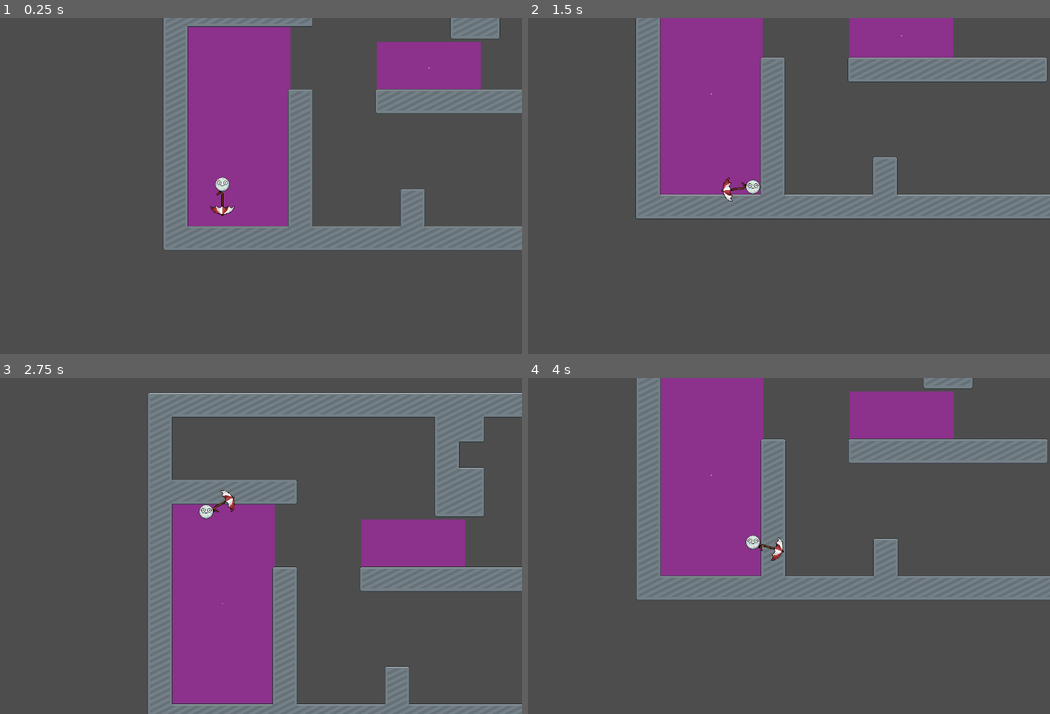
Above: before the commit, frames 1-4 (two rows, left to right).
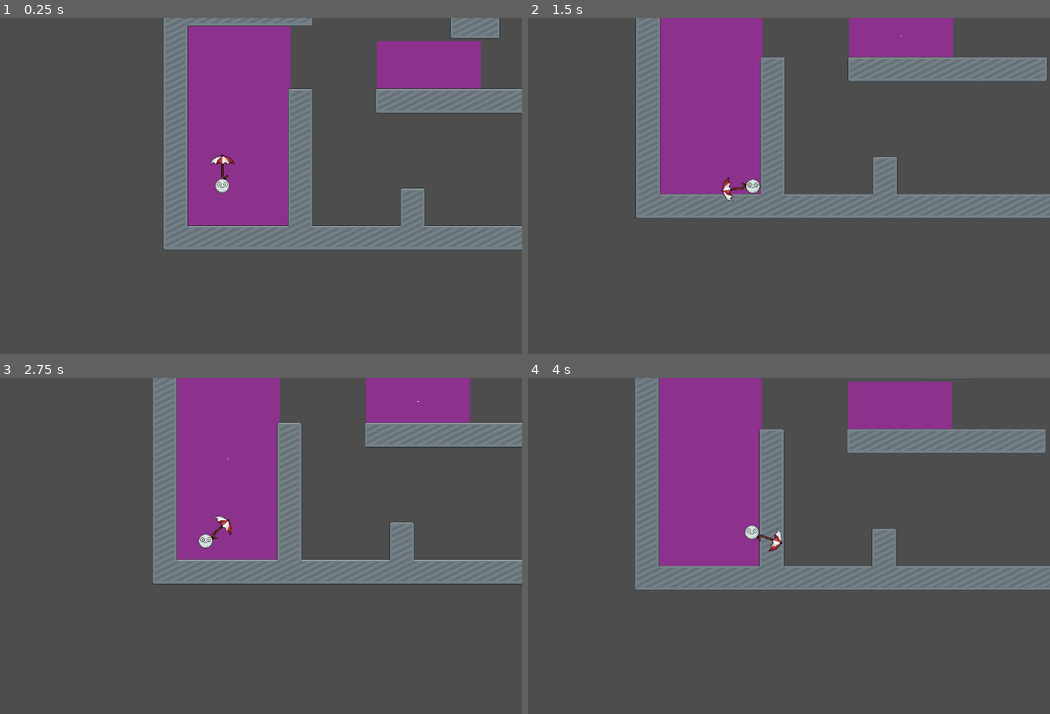
Above: after the commit, the same moments.

Repository: AnJ95/shiny-umbrella
Game: Godot game, scene res://scenes/tilemap/tilemap_test.tscn
Two runs of this game, one before a commit and one after it. Both use one fixed random seed, a clock stepped at 60 frames per second and the inputs below.
Inputs (mouse positions are in pixels of both pictures, inside the frame that each line leads up to):
- Up to frame 1 (0.25 s): no input
- Up to frame 2 (1.5 s): move the mouse to (882, 169) at 0.52 s; hold D (right) from 0.53 s (still down); tap W (up) at 0.77 s; move the mouse to (632, 202) at 1.27 s
- Up to frame 3 (2.75 s): tap W (up) at 1.52 s; move the mouse to (281, 472) at 2.02 s; release D (right) at 2.03 s; hold A (left) from 2.03 s (still down)
- Up to frame 4 (4 s): move the mouse to (721, 613) at 2.77 s; release A (left) at 2.78 s; hold D (right) from 2.78 s (still down); tap W (up) at 3.02, 3.77 s; move the mouse to (929, 596) at 3.52 s

The runs differ from the first frame. In frame 1, 1.0% of the frame differs, in the area x 31-100%, y 2-70%; in frame 2, 0.9%; in frame 3, 38%, in the area x 28-100%, y 0-100%; in frame 4, 9.1%.

Commit message:
Added raycast to umbrella
Umbrella does not work through walls

Diff:
--- a/project.godot
+++ b/project.godot
@@ -45,6 +45,7 @@
 
 [layer_names]
 
+2d_physics/layer_8="Umbrella"
 2d_physics/layer_9="Wind"
 2d_physics/layer_10="Rain"
 
--- a/scenes/player/player.gd
+++ b/scenes/player/player.gd
@@ -53,7 +53,7 @@
 var hp = 100.0
 var umbrella_direction = Vector2(0.0,1.0)
 #Umbrella Angle in degrees
-var umbrellaAngle = 0.0
+var umbrella_angle = 0.0
 
 func _physics_process(delta: float) -> void:
 	# Add the gravity.
@@ -90,7 +90,10 @@
 		else:
 			velocity.x = move_toward(velocity.x, 0, SPEED*AIR_INERTIA_FACTOR*delta)
 
-	var winds = $umbrella/windable.get_wind_properties()
+	var winds = []
+	#If no ground between player and umbrella
+	if(!$umbrella/UmbrellaCast.is_colliding()):
+		winds = $umbrella/windable.get_wind_properties()
 	#If not in wind, wind_force decays by damping factor each second
 	if(winds.size() == 0):
 		wind_force = wind_force * (1.0-WIND_DAMPING)
@@ -113,7 +116,7 @@
 
 
 func applyRain(rainAngle):
-	var angleDiff = wrapf(rainAngle - umbrellaAngle,0.0,360.0)
+	var angleDiff = wrapf(rainAngle - umbrella_angle,0.0,360.0)
 	#if protected from rain
 	if(angleDiff >= 90-UMBRELLA_PROTECTION_ANGLE && angleDiff <= 90+UMBRELLA_PROTECTION_ANGLE ):
 		pass
@@ -124,8 +127,8 @@
 pass
 
 func _process(delta: float) -> void:
-	umbrellaAngle =  rad_to_deg((get_global_mouse_position() - self.position).angle())
-	$umbrella.rotation_degrees = umbrellaAngle
+	umbrella_angle =  rad_to_deg((get_global_mouse_position() - self.position).angle())
+	$umbrella.rotation_degrees = umbrella_angle
 	umbrella_direction = (get_global_mouse_position() - self.position).normalized()
 	var a = 0
 
--- a/scenes/player/player.tscn
+++ b/scenes/player/player.tscn
@@ -101,6 +101,7 @@
 position_smoothing_enabled = true
 
 [node name="umbrella" type="Area2D" parent="."]
+collision_layer = 128
 
 [node name="CollisionPolygon2D" type="CollisionPolygon2D" parent="umbrella"]
 position = Vector2(3, 0)
@@ -118,6 +119,9 @@
 rotation = 1.5708
 sprite_frames = SubResource("SpriteFrames_5redo")
 
+[node name="UmbrellaCast" type="RayCast2D" parent="umbrella"]
+target_position = Vector2(48, 0)
+
 [node name="sprites" type="Node2D" parent="."]
 
 [node name="cookie" type="AnimatedSprite2D" parent="sprites"]
--- a/scenes/tilemap/tilemap_test.tscn
+++ b/scenes/tilemap/tilemap_test.tscn
@@ -17,9 +17,9 @@
 position = Vector2(45, 407)
 size = Vector2i(200, 400)
 angle = 270.0
-strength = 20.0
+strength = 5.0
 
 [node name="Wind2" parent="." instance=ExtResource("3_kb4kf")]
 position = Vector2(411, 295)
 size = Vector2i(200, 100)
-strength = 100.0
+strength = 10.0
